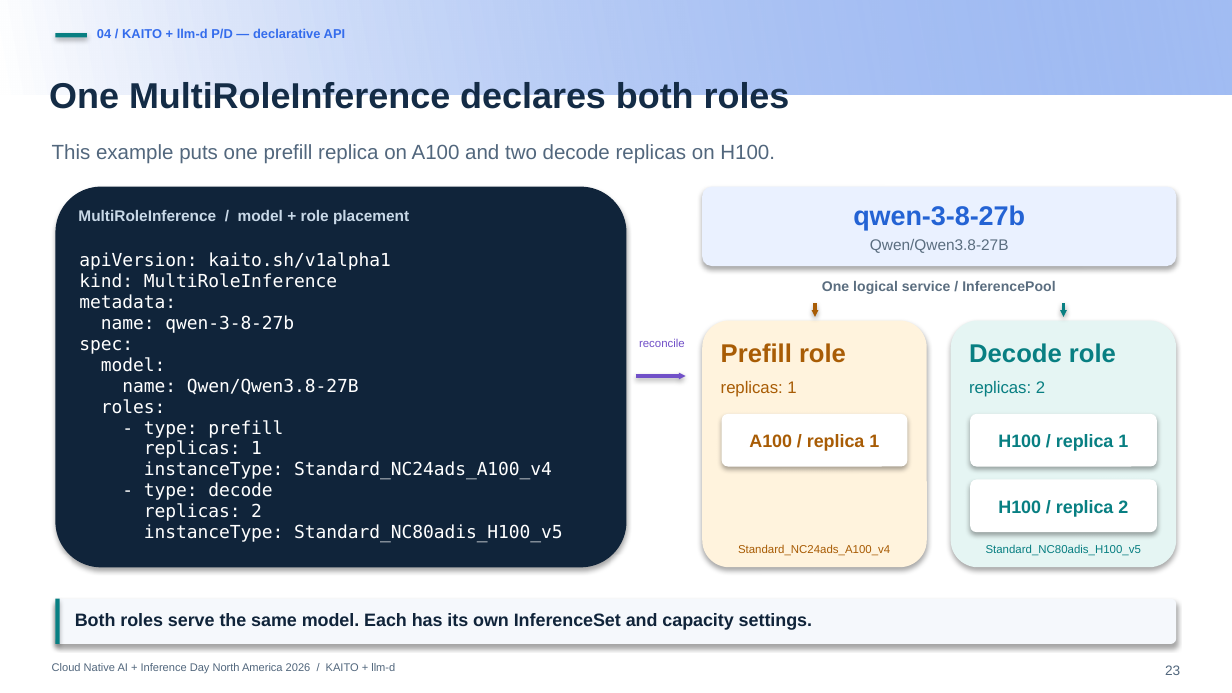
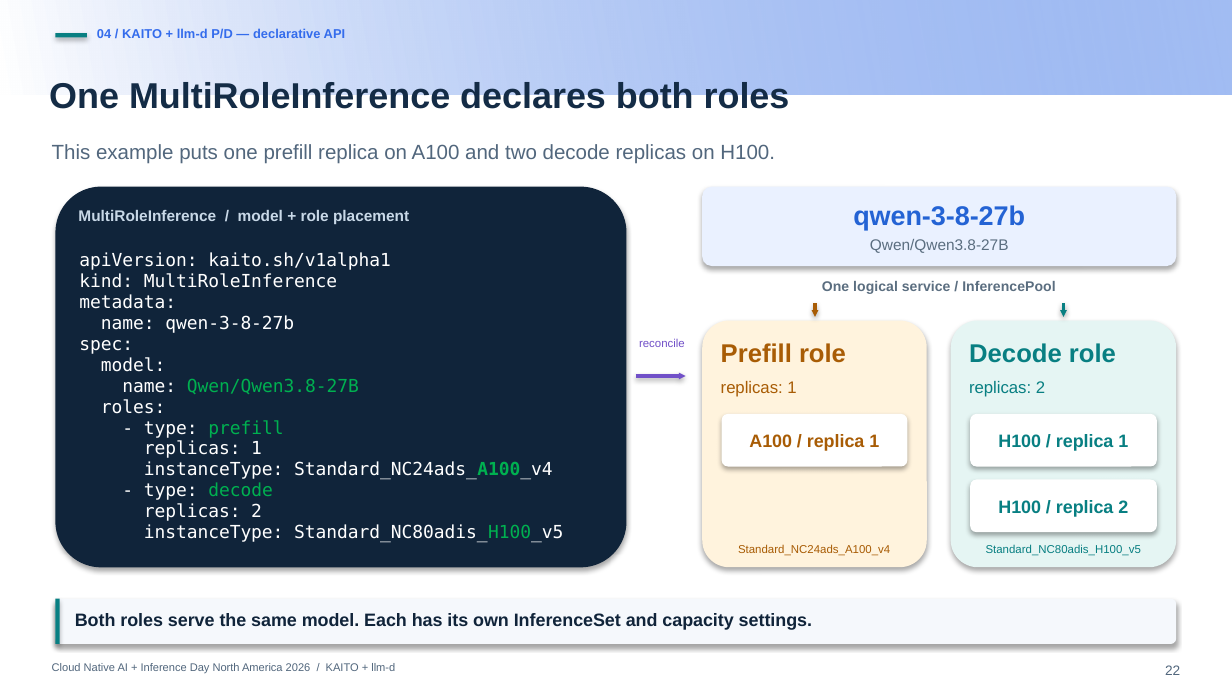
Before and after one commit to andyzhangx/demo, a slide deck: slide 22 of llm/pd-disaggregation/kubecon-na-2026-pd-disaggregation-kaito-llmd.pptx (slide 23 before the commit). Drawn at 1232x693 pixels with LibreOffice and Linux fonts; fonts in the diff are those of the drawing; background and template pictures are left out. Boxes give left, top, right and bottom in pixels: in the first picture for what was removed or moved away, otherwise in the second. Text is boxed around its words. In the diff, an @@ line names an element or a change of style, - is before the commit and + after.

```diff
--- a/llm/pd-disaggregation/kubecon-na-2026-pd-disaggregation-kaito-llmd.pptx
+++ b/llm/pd-disaggregation/kubecon-na-2026-pd-disaggregation-kaito-llmd.pptx
@@ text at (122, 379, 563, 543): text colour #FFFFFF to #00B050 in "Qwen/Qwen3.8-27B", "prefill", "Standard_NC24ads_A100_v4", "decode" and 1 more places; bold on in "Standard_NC24ads_A100_v4" @@
@@ page number at (1165, 665, 1180, 675): text changed @@
-23
+22
```
Also in this commit, not shown: 5 other slides changed.
